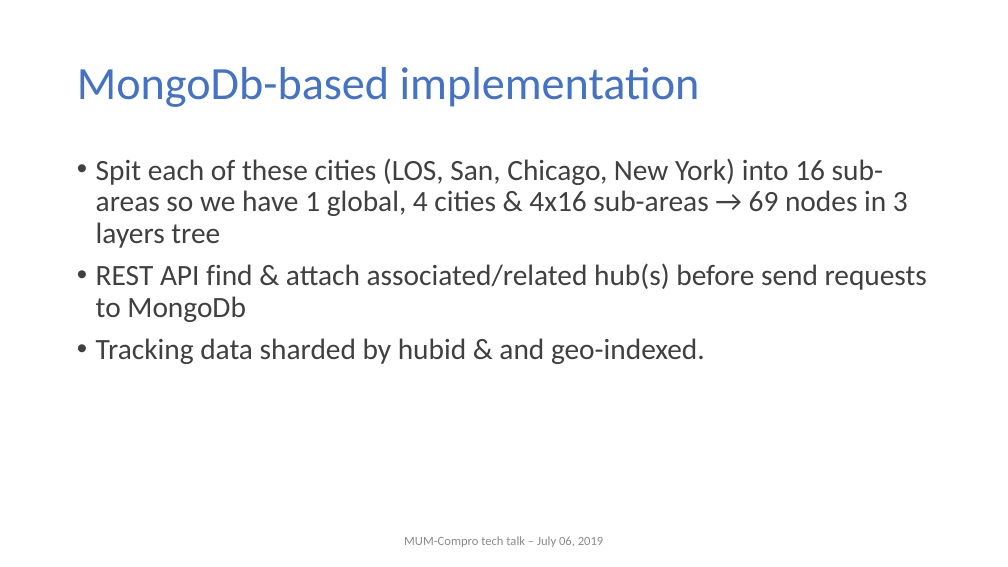
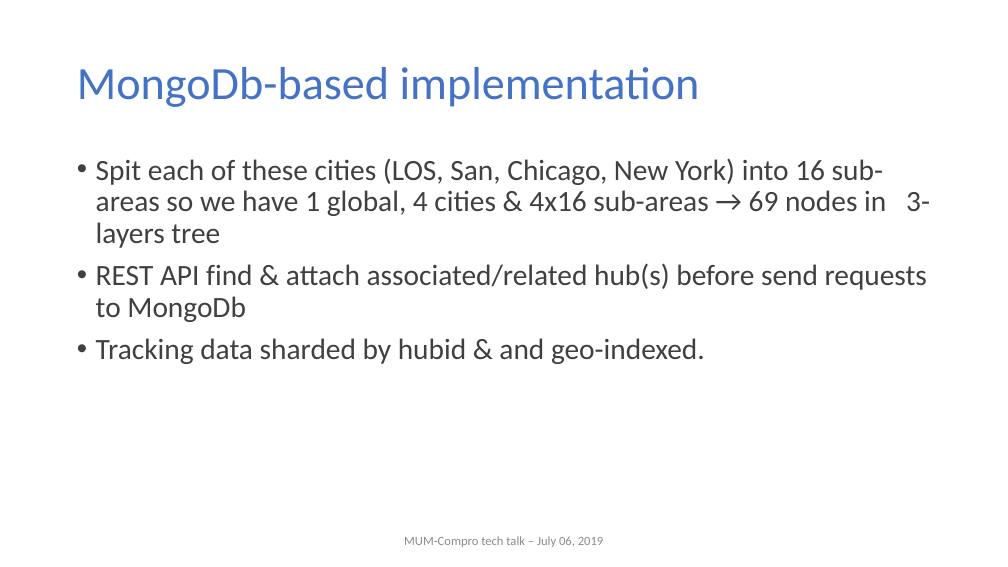
Before and after one commit to nghianghesi/hms, a slide deck: slide 11 of slide.pptx. Drawn at 1008x567 pixels with LibreOffice and Linux fonts; fonts in the diff are those of the drawing; background and template pictures are left out. Boxes give left, top, right and bottom in pixels: in the first picture for what was removed or moved away, otherwise in the second. Text is boxed around its words. In the diff, an @@ line names an element or a change of style, - is before the commit and + after.

```diff
--- a/slide.pptx
+++ b/slide.pptx
@@ text at (x1=96, y1=158, x2=930, y2=248): text changed @@
-• Spit each of these cities (LOS, San, Chicago, New York) into 16 sub-areas so we have 1 global, 4 cities & 4x16 sub-areas → 69 nodes in 3 layers tree
+• Spit each of these cities (LOS, San, Chicago, New York) into 16 sub-areas so we have 1 global, 4 cities & 4x16 sub-areas → 69 nodes in 3-layers tree
```
Also in this commit, not shown: 19 other slides changed, 1 slide added.
